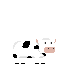
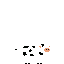
Comparing the layer stacks of the two 64 × 64 images. Changes:
removed layer "Eye" over [44, 42, 52, 44]
added group "Back_F_Leg" with 2 layers above "Head" over [25, 56, 27, 64]
painted on "Head" over [36, 38, 56, 53]
added group "Body" with 2 layers above "Front_B_Leg" over [23, 45, 46, 56]
renamed "F_UB_Leg" to "U_Body", moved it into group "Body", painted on it over [32, 45, 46, 58]
renamed "Tail" to "L_Body", moved it into group "Body", painted on it over [13, 46, 32, 56]
added group "Front_B_Leg" with 2 layers above "Back_B_Leg" over [40, 56, 42, 64]
added group "Back_B_Leg" with 2 layers above "Tail" over [28, 56, 30, 64]
renamed "Body" to "Tail", painted on it over [13, 41, 47, 58]
